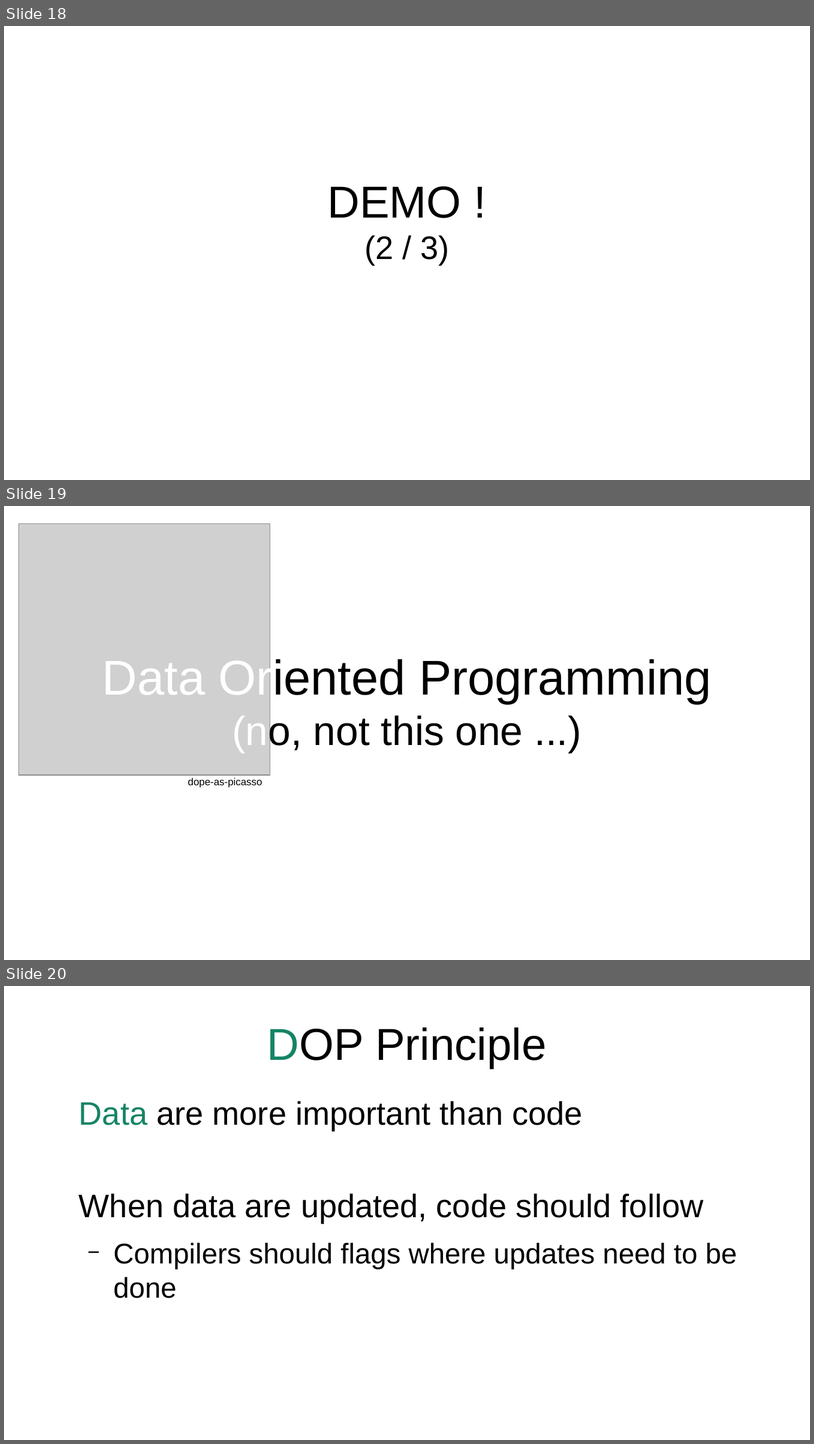
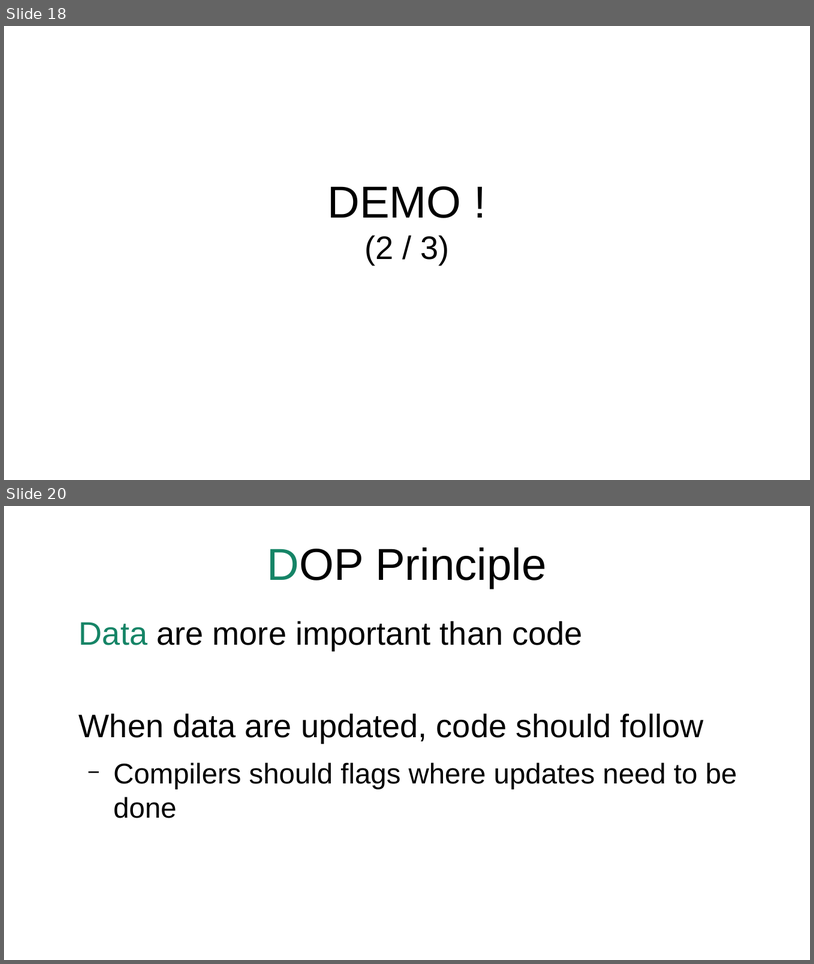
Before and after one commit to forax/dop-examples, a slide deck: data oriented programming.odp. Shown one above the other, each under a label of ours: slides 18, 19 and 20 before the commit, slides 18 and 20 after it; the slides between them are not shown. The pictures are 814x1444 and 814x964 pixels, drawn with LibreOffice and Linux fonts; fonts in the diff are those of the drawing; grey boxes stand for pictures. Boxes give left, top, right and bottom in pixels: in the first picture for what was removed or moved away, otherwise in the second. Text is boxed around its words. In the diff, an @@ line names an element or a change of style, - is before the commit and + after.

```diff
--- a/data oriented programming.odp
+++ b/data oriented programming.odp
@@ slide 19 removed at [4, 506, 810, 960], background #FFFFFF @@
@@ picture removed at [18, 523, 270, 775] @@
@@ subtitle removed at [102, 656, 712, 753] @@
-Data Oriented Programming
-(no, not this one ...)
@@ text removed at [188, 777, 263, 787] @@
-dope-as-picasso
```
Also in this commit, not shown: 4 slides changed, 1 slide added, 1 other file.
